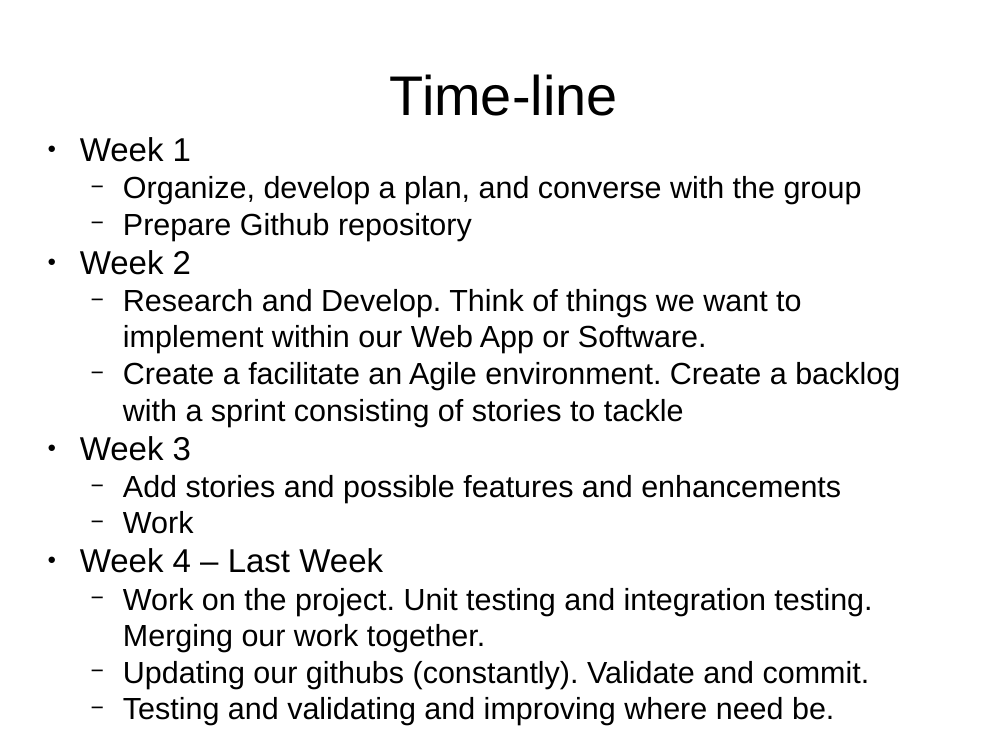
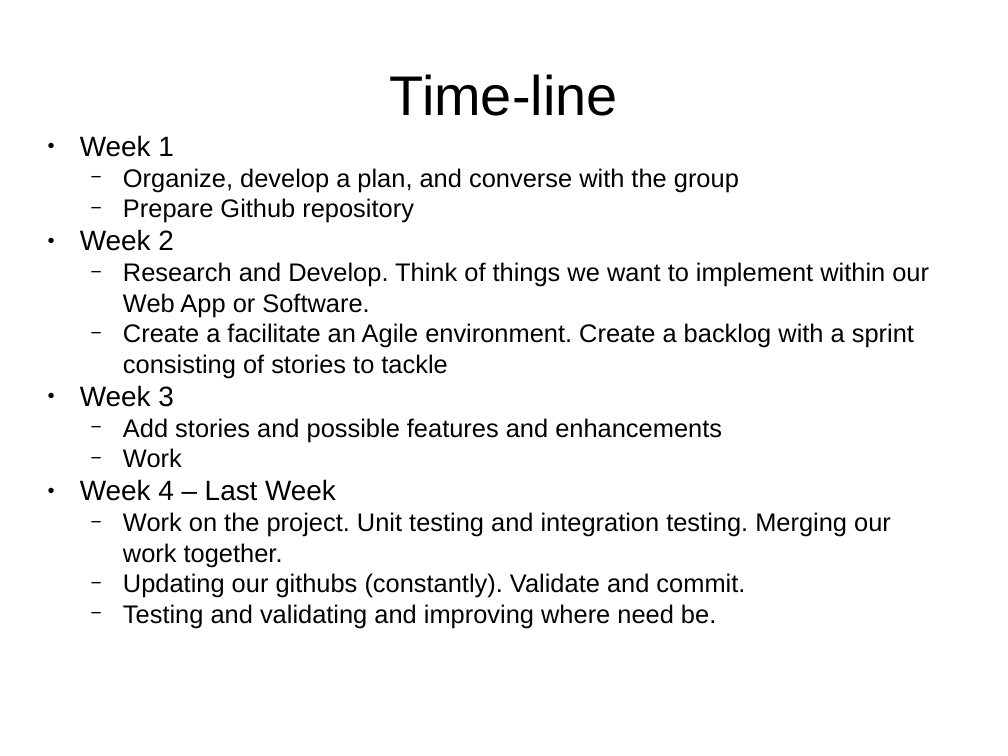
Before and after one commit to mkhalid578/orderProcessing, a slide deck: slide 8 of Project_Proposal.pptx. Drawn at 1008x756 pixels with LibreOffice and Linux fonts; fonts in the diff are those of the drawing. Boxes give left, top, right and bottom in pixels: in the first picture for what was removed or moved away, otherwise in the second. Text is boxed around its words. In the diff, an @@ line names an element or a change of style, - is before the commit and + after.

Commit message:
Adding updated PowerPoint

```diff
--- a/Project_Proposal.pptx
+++ b/Project_Proposal.pptx
@@ text "Week 1" at [80, 135, 929, 628]: size 26 to 22 pt in "Week 1", "Week 2", "Week 3", "Week 4 – Last Week"; size 24 to 20 pt @@
```
